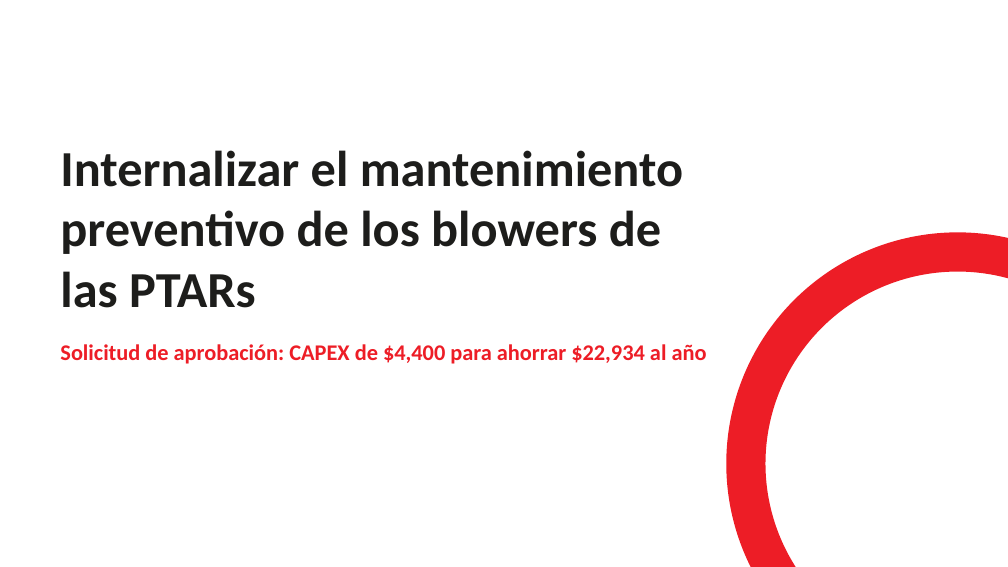
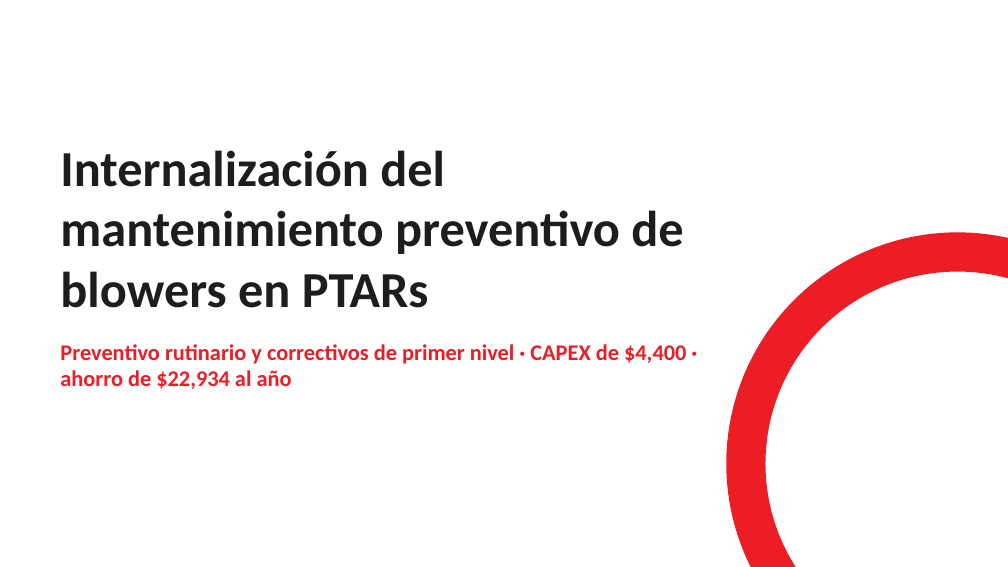
Before and after one commit to jjsamcar/Codigo-IA, a slide deck: slide 1 of presentaciones/Blowers_PTARs_Resumen_Gerencia.pptx. Drawn at 1008x567 pixels with LibreOffice and Linux fonts; fonts in the diff are those of the drawing; background and template pictures are left out. Boxes give left, top, right and bottom in pixels: in the first picture for what was removed or moved away, otherwise in the second. Text is boxed around its words. In the diff, an @@ line names an element or a change of style, - is before the commit and + after.

```diff
--- a/presentaciones/Blowers_PTARs_Resumen_Gerencia.pptx
+++ b/presentaciones/Blowers_PTARs_Resumen_Gerencia.pptx
@@ title at box(60, 150, 683, 308): text changed @@
-Internalizar el mantenimiento preventivo de los blowers de las PTARs
+Internalización del mantenimiento preventivo de blowers en PTARs
@@ text at box(60, 344, 686, 389): text changed @@
-Solicitud de aprobación: CAPEX de $4,400 para ahorrar $22,934 al año
+Preventivo rutinario y correctivos de primer nivel · CAPEX de $4,400 · ahorro de $22,934 al año
```
Also in this commit, not shown: 12 other slides changed, 4 slides added, 1 slide removed.
